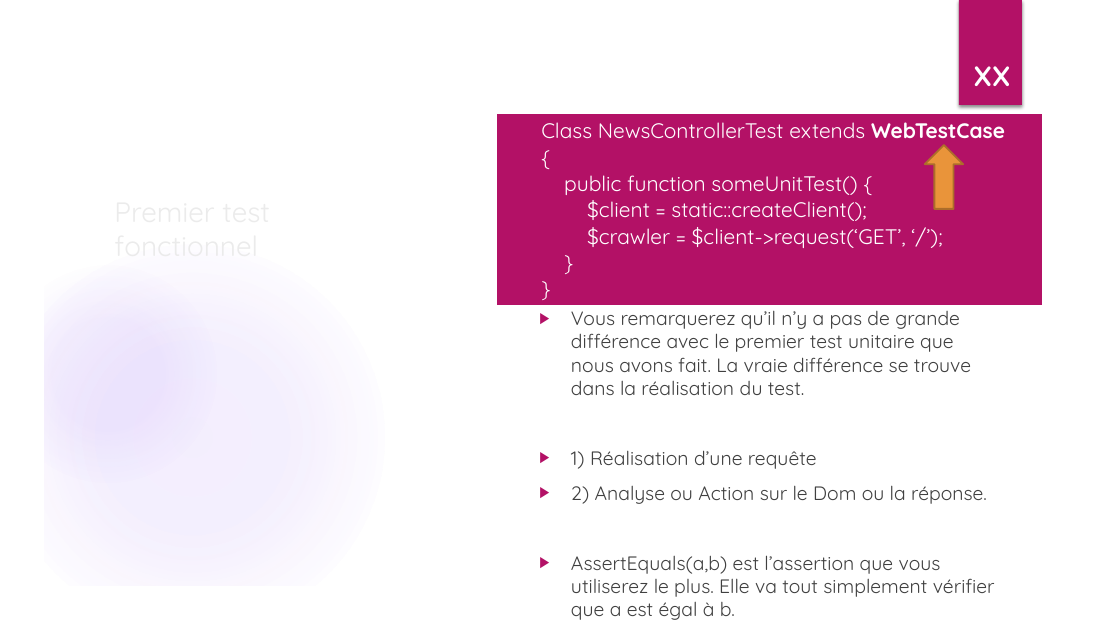
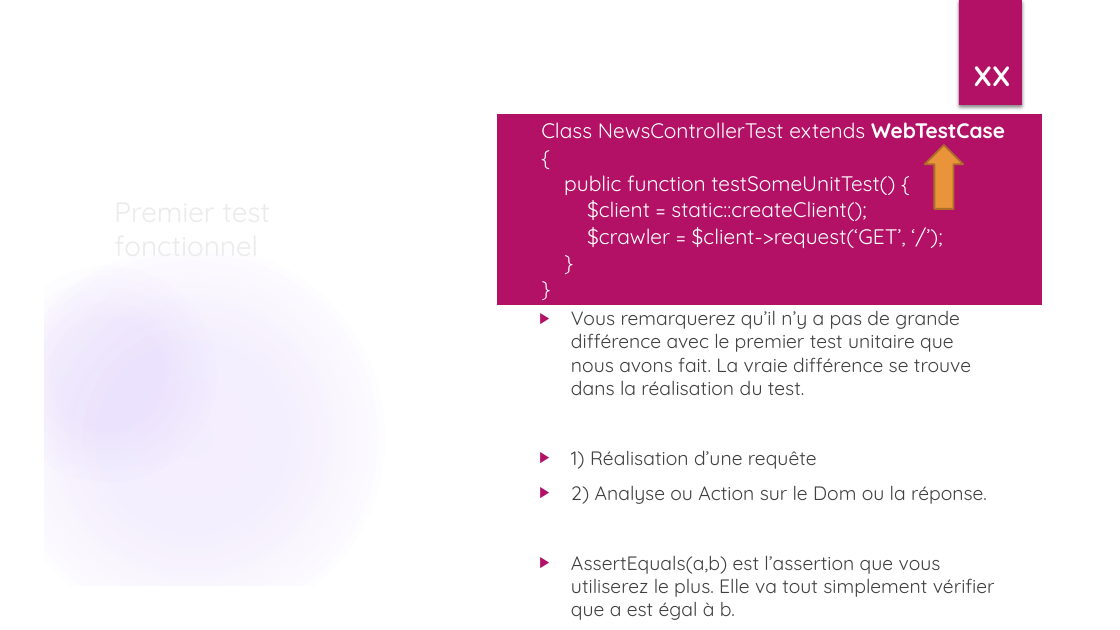
Before and after one commit to JimJLE/Symfony-unitary-and-functional-tests, a slide deck: slide 48 of Tests unitaires et fonctionnels.pptx (slide 47 before the commit). Drawn at 1120x630 pixels with LibreOffice and Linux fonts; fonts in the diff are those of the drawing; background and template pictures are left out. Boxes give left, top, right and bottom in pixels: in the first picture for what was removed or moved away, otherwise in the second. Text is boxed around its words. In the diff, an @@ line names an element or a change of style, - is before the commit and + after.

```diff
--- a/Tests unitaires et fonctionnels.pptx
+++ b/Tests unitaires et fonctionnels.pptx
@@ table at (497,113,1044,298) @@
-row 1, column 1: Class NewsControllerTest extends WebTestCase / { / public function someUnitTest() { / $client = static::createClient(); / $crawler = $client->request(‘GET’, ‘/’); / } / }
+row 1, column 1: Class NewsControllerTest extends WebTestCase / { / public function testSomeUnitTest() { / $client = static::createClient(); / $crawler = $client->request(‘GET’, ‘/’); / } / }
```
Also in this commit, not shown: 3 other slides changed, 1 slide added, 3 other files.
